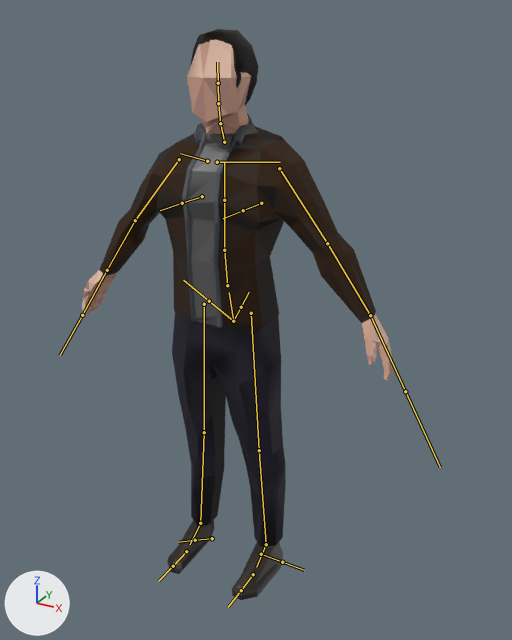
A saved change to the glTF model meshes/entities/low_poly_male.glb.
Both versions are drawn from a 50 mm lens placed at (1.23, -2.02, 2.07), pointed at (0.16, -0.07, 1.1). The axes (+X, +Y, +Z) are drawn at lower left. The lights are the same throughout. The bones that bend it are drawn over the model as lines.
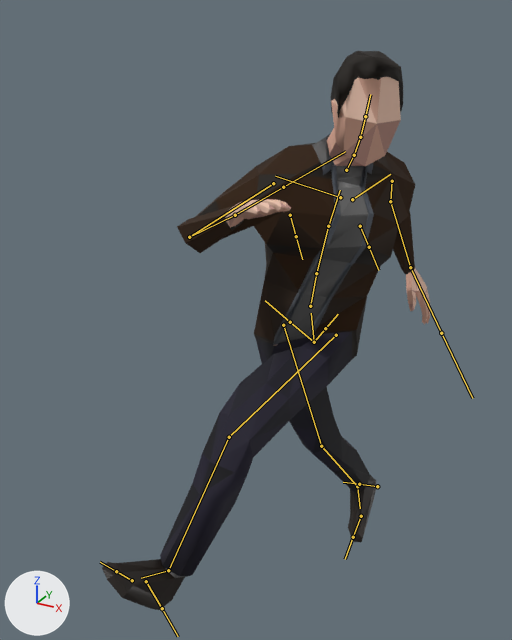
The newer file adds an action. The first version stands in its rest pose; the second is drawn at frame 5 of the action 'run_right'.

Where the change shows, as pixel boxes [x1, y1, x2, y2] in the pictures (512 x 640 px):
'Cube.001', posed
    before: [82, 29, 392, 600]
    after: [102, 51, 430, 610]
bone 'spine.001', root to tip
    before: (227, 285) to (224, 250)
    after: (310, 306) to (316, 273)
bone 'spine.002', root to tip
    before: (224, 250) to (224, 200)
    after: (316, 273) to (328, 226)
bone 'spine.003', root to tip
    before: (224, 200) to (224, 162)
    after: (328, 226) to (340, 190)
bone 'spine.004', root to tip
    before: (224, 142) to (220, 123)
    after: (346, 170) to (354, 155)
bone 'spine.005', root to tip
    before: (220, 123) to (218, 103)
    after: (354, 155) to (360, 137)
bone 'spine.006', root to tip
    before: (218, 103) to (218, 83)
    after: (360, 137) to (365, 116)
bone 'shoulder.L', root to tip
    before: (217, 162) to (280, 162)
    after: (352, 199) to (390, 174)
bone 'upper_arm.L', root to tip
    before: (279, 168) to (327, 243)
    after: (392, 181) to (390, 201)
bone 'forearm.L', root to tip
    before: (327, 243) to (370, 315)
    after: (390, 201) to (410, 267)
bone 'hand.L', root to tip
    before: (370, 315) to (405, 391)
    after: (410, 267) to (441, 333)
bone 'shoulder.R', root to tip
    before: (207, 161) to (180, 153)
    after: (340, 197) to (275, 176)
bone 'upper_arm.R', root to tip
    before: (179, 159) to (135, 220)
    after: (273, 183) to (189, 237)
bone 'forearm.R', root to tip
    before: (135, 220) to (107, 270)
    after: (189, 237) to (235, 215)
bone 'hand.R', root to tip
    before: (107, 270) to (82, 315)
    after: (235, 215) to (283, 187)
bone 'thigh.L', root to tip
    before: (251, 313) to (259, 450)
    after: (336, 335) to (229, 437)
bone 'shin.L', root to tip
    before: (259, 450) to (266, 544)
    after: (229, 437) to (168, 570)
bone 'foot.L', root to tip
    before: (266, 544) to (256, 567)
    after: (168, 570) to (141, 578)
bone 'toe.L', root to tip
    before: (253, 574) to (241, 590)
    after: (132, 580) to (116, 571)
bone 'thigh.R', root to tip
    before: (204, 304) to (204, 432)
    after: (283, 325) to (321, 446)
bone 'shin.R', root to tip
    before: (204, 432) to (200, 523)
    after: (321, 446) to (357, 486)
bone 'foot.R', root to tip
    before: (200, 523) to (190, 544)
    after: (357, 486) to (360, 508)
bone 'toe.R', root to tip
    before: (186, 551) to (173, 566)
    after: (361, 516) to (353, 537)
bone 'heel.02.R', root to tip
    before: (212, 538) to (195, 540)
    after: (377, 486) to (359, 484)

What the commit changed:
Object 'metarig' (bone_rig_object) moves from (0.021, -0.05, 0.011) to (0.336, -0.029, -0.013).
Bone 'spine.001' (bone_spine_001) turns from (0, 0, 0) to (6, 19, -11) degrees about its own x, y and z.
Bone 'spine.002' (bone_spine_002) turns from (0, 0, 0) to (3, 8, -3) degrees about its own x, y and z.
Bone 'spine.003' (bone_spine_003) turns from (0, 0, 0) to (2, 8, -3) degrees about its own x, y and z.
Bone 'spine.004' (bone_spine_004) turns from (0, 0, 0) to (0, 2, 1) degrees about its own x, y and z.
Bone 'spine.005' (bone_spine_005) turns from (0, 0, 0) to (0, 2, 2) degrees about its own x, y and z.
Bone 'spine.006' (bone_spine_006) turns from (0, 0, 0) to (0, 1, 2) degrees about its own x, y and z.
Bone 'shoulder.L' (bone_shoulder_l) turns from (0, 0, 0) to (12, -9, 11) degrees about its own x, y and z.
Bone 'upper_arm.L' (bone_upper_arm_l) turns from (0, 0, 0) to (-43, 11, -18) degrees about its own x, y and z.
Bone 'forearm.L' (bone_forearm_l) turns from (0, 0, 0) to (59, -2, 5) degrees about its own x, y and z.
Bone 'hand.L' (bone_hand_l) turns from (0, 0, 0) to (17, 31, 24) degrees about its own x, y and z.
Bone 'shoulder.R' (bone_shoulder_r) turns from (0, 0, 0) to (2, 0, 14) degrees about its own x, y and z.
Bone 'upper_arm.R' (bone_upper_arm_r) turns from (0, 0, 0) to (-12, 32, -9) degrees about its own x, y and z.
Bone 'forearm.R' (bone_forearm_r) turns from (0, 0, 0) to (139, 6, -7) degrees about its own x, y and z.
Bone 'hand.R' (bone_hand_r) turns from (0, 0, 0) to (-7, -37, 5) degrees about its own x, y and z.
Bone 'thigh.L' (bone_thigh_l) turns from (0, 0, 0) to (-73, 10, 12) degrees about its own x, y and z.
Bone 'shin.L' (bone_shin_l) turns from (0, 0, 0) to (45, 5, 7) degrees about its own x, y and z.
Bone 'foot.L' (bone_foot_l) turns from (0, 0, 0) to (-17, -9, 7) degrees about its own x, y and z.
Bone 'toe.L' (bone_toe_l) turns from (0, 0, 0) to (7, 0, 0) degrees about its own x, y and z.
Bone 'thigh.R' (bone_thigh_r) turns from (0, 0, 0) to (13, 16, -11) degrees about its own x, y and z.
Bone 'shin.R' (bone_shin_r) turns from (0, 0, 0) to (27, -11, 3) degrees about its own x, y and z.
Bone 'foot.R' (bone_foot_r) turns from (0, 0, 0) to (5, 10, -8) degrees about its own x, y and z.
Bone 'toe.R' (bone_toe_r) turns from (0, 0, 0) to (11, 0, 0) degrees about its own x, y and z.
Bone 'heel.02.R' (bone_heel_02_r) turns from (0, 0, 0) to (26, 0, 0) degrees about its own x, y and z.
